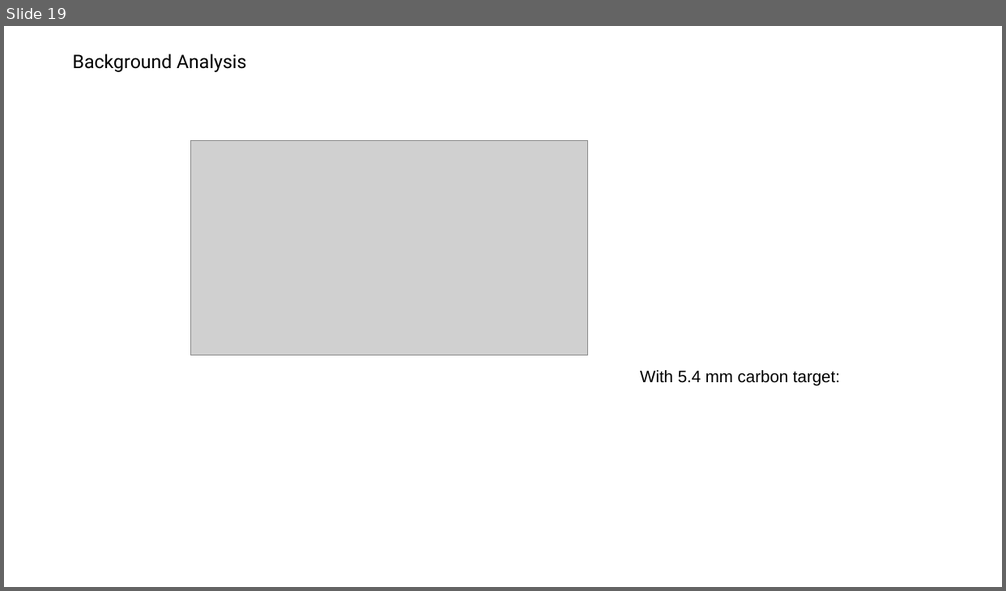
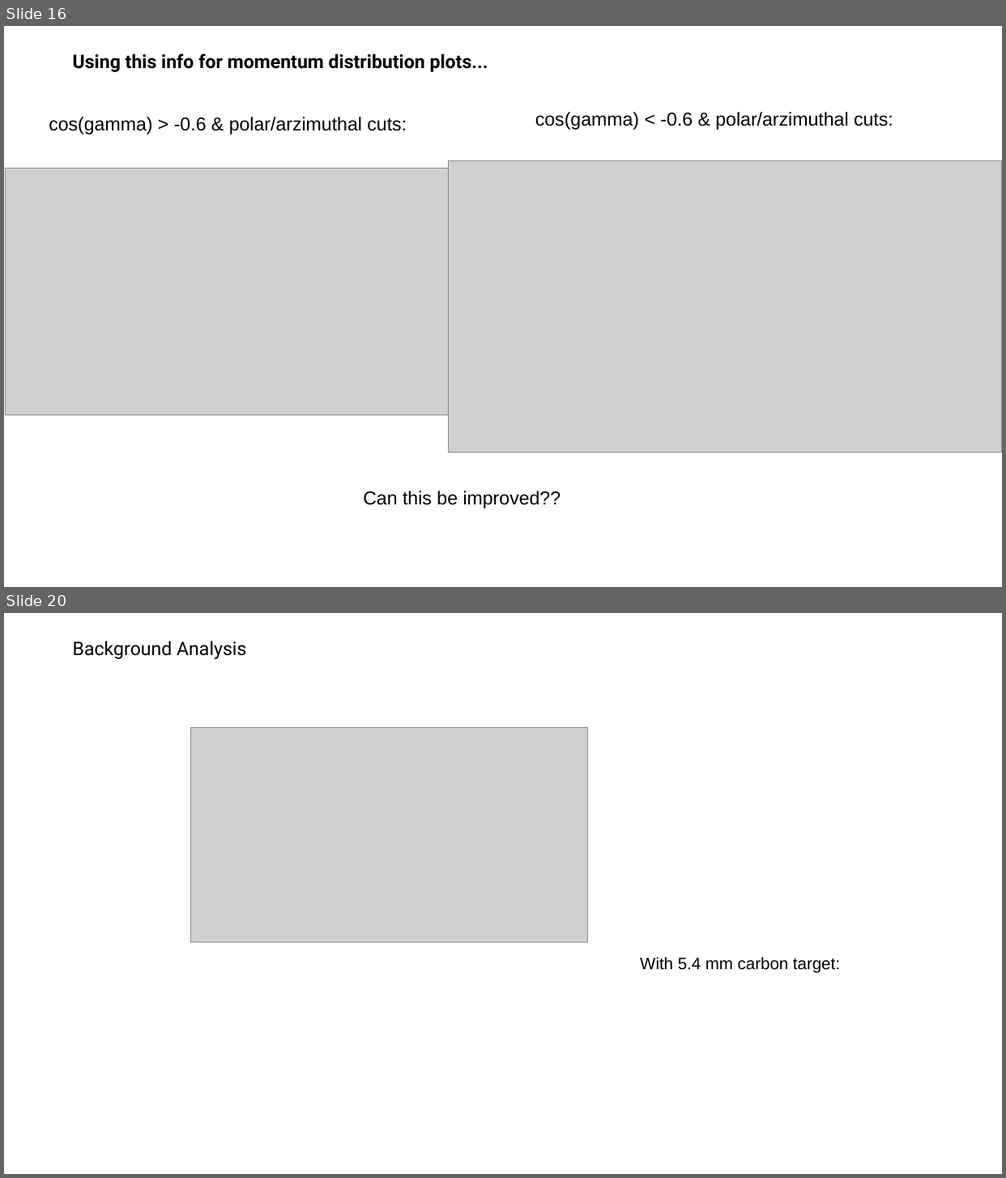
Before and after one commit to jenegger/r3b_wg, a slide deck: presentation_wg.odp. Shown one above the other, each under a label of ours: slide 19 before the commit, slides 16 and 20 after it; the slides between them are not shown. The pictures are 1006x591 and 1006x1178 pixels, drawn with LibreOffice and Linux fonts; fonts in the diff are those of the drawing; grey boxes stand for pictures; background and template pictures are left out. Boxes give left, top, right and bottom in pixels: in the first picture for what was removed or moved away, otherwise in the second. Text is boxed around its words. In the diff, an @@ line names an element or a change of style, - is before the commit and + after.

```diff
--- a/presentation_wg.odp
+++ b/presentation_wg.odp
@@ slide 16 added at [4,26,1002,587], background #FFFFFF @@
@@ title added at [73,54,488,72], 18 pt, text #000000, bold @@
+Using this info for momentum distribution plots...
@@ text added at [49,117,407,135], 18 pt, text #000000 @@
+cos(gamma) > -0.6 & polar/arzimuthal cuts:
@@ text added at [535,112,893,130], 18 pt, text #000000 @@
+cos(gamma) < -0.6 & polar/arzimuthal cuts:
@@ picture added at [6,169,513,416] @@
@@ picture added at [449,160,1002,453] @@
@@ text added at [363,491,561,509], 18 pt, text #000000 @@
+Can this be improved??
@@ what was slide 19 is now slide 20 @@
```
Also in this commit, not shown: 1 slide changed, 3 other slides added, 3 slides removed, 1 other file.
